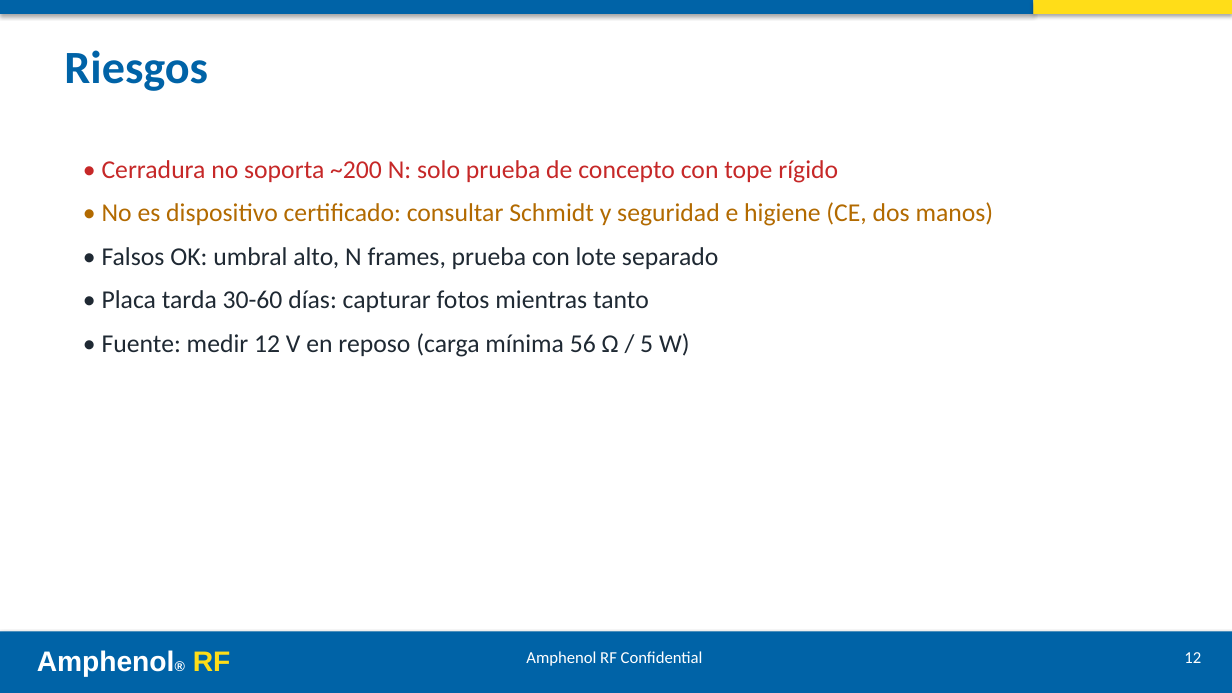
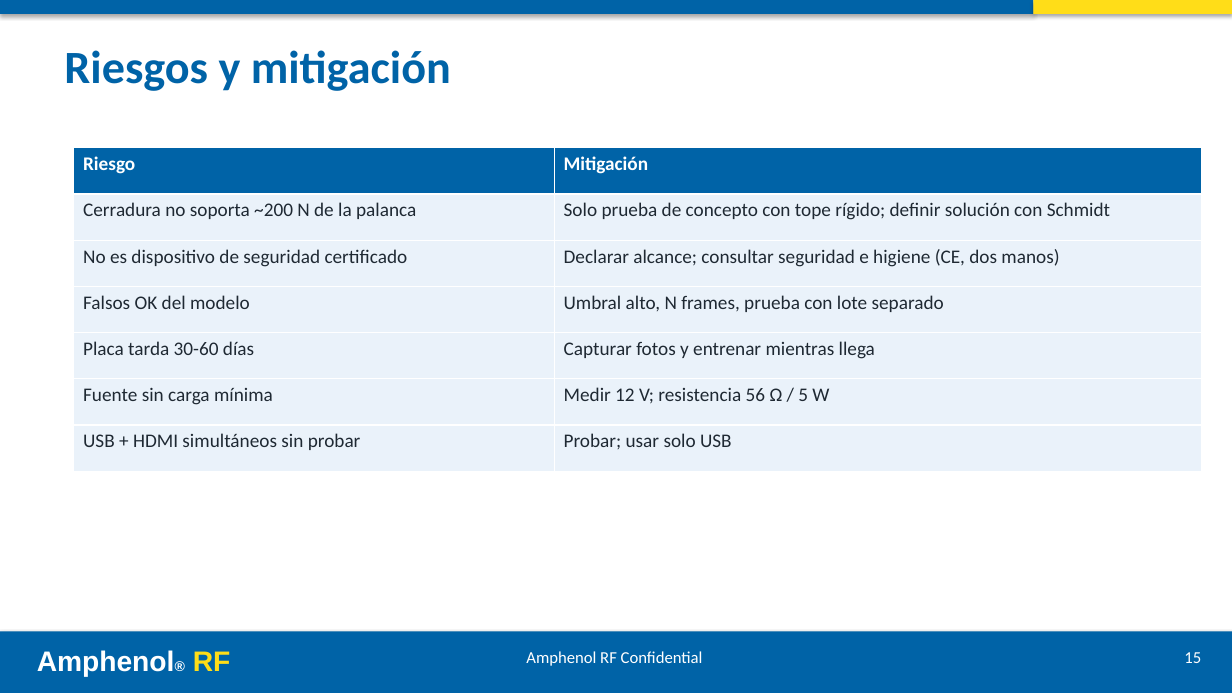
Before and after one commit to ricardosalmeron71-png/inspeccion-vision-solder-cap, a slide deck: slide 15 of docs/presentacion.pptx (slide 12 before the commit). Drawn at 1232x693 pixels with LibreOffice and Linux fonts; fonts in the diff are those of the drawing. Boxes give left, top, right and bottom in pixels: in the first picture for what was removed or moved away, otherwise in the second. Text is boxed around its words. In the diff, an @@ line names an element or a change of style, - is before the commit and + after.

```diff
--- a/docs/presentacion.pptx
+++ b/docs/presentacion.pptx
@@ text at [64,50,451,91]: text changed @@
-Riesgos
+Riesgos y mitigación
@@ table added at [74,148,1202,471], 7 rows, 2 columns @@
+Riesgo | Mitigación
+Cerradura no soporta ~200 N de la palanca | Solo prueba de concepto con tope rígido; definir solución con Schmidt
+No es dispositivo de seguridad certificado | Declarar alcance; consultar seguridad e higiene (CE, dos manos)
+Falsos OK del modelo | Umbral alto, N frames, prueba con lote separado
+Placa tarda 30-60 días | Capturar fotos y entrenar mientras llega
+Fuente sin carga mínima | Medir 12 V; resistencia 56 Ω / 5 W
+USB + HDMI simultáneos sin probar | Probar; usar solo USB
@@ text removed at [102,160,994,357] @@
-• Cerradura no soporta ~200 N: solo prueba de concepto con tope rígido
-• No es dispositivo certificado: consultar Schmidt y seguridad e higiene (CE, dos manos)
-• Falsos OK: umbral alto, N frames, prueba con lote separado
-• Placa tarda 30-60 días: capturar fotos mientras tanto
-• Fuente: medir 12 V en reposo (carga mínima 56 Ω / 5 W)
@@ text at [1184,652,1201,663]: text changed @@
-12
+15
```
Also in this commit, not shown: 11 other slides changed, 4 slides added, 1 slide removed, 17 other files.
